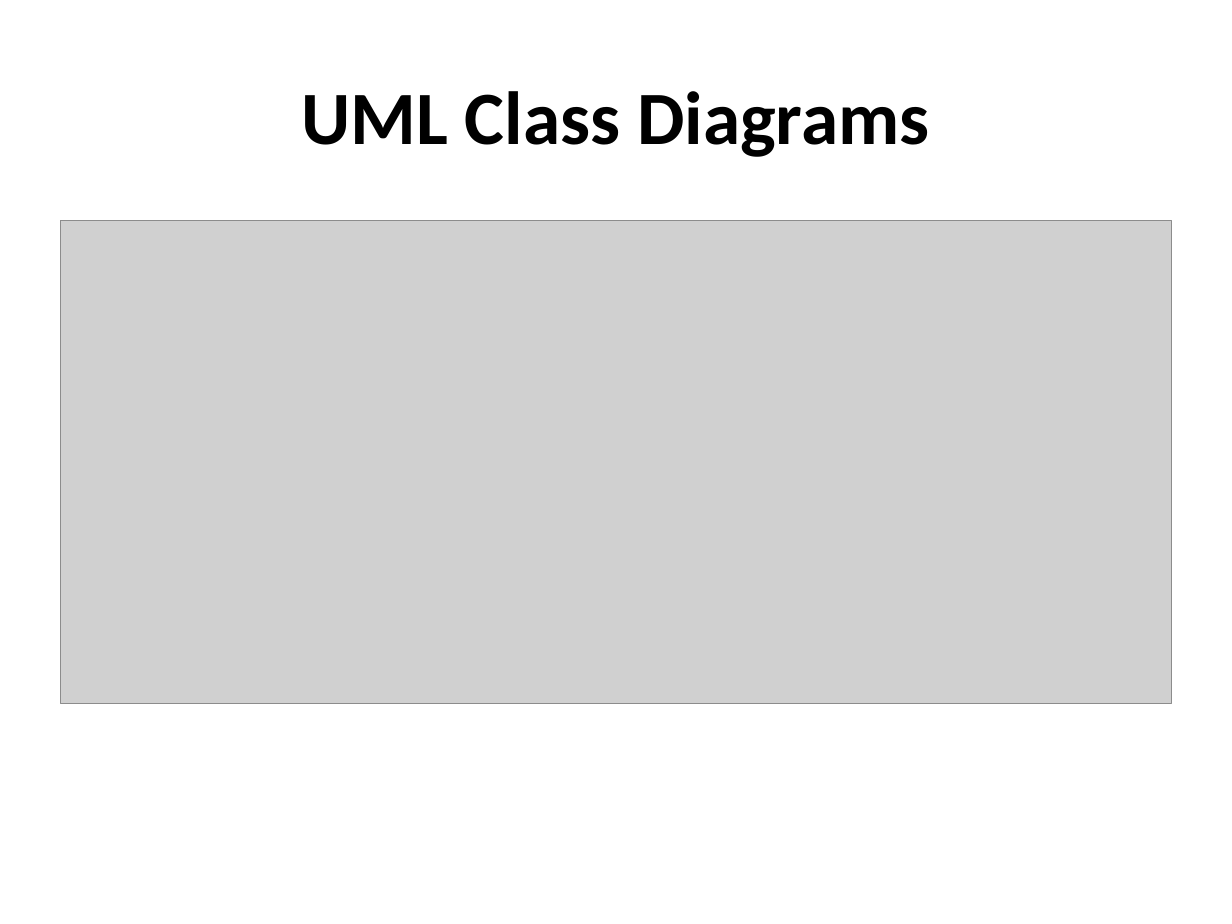
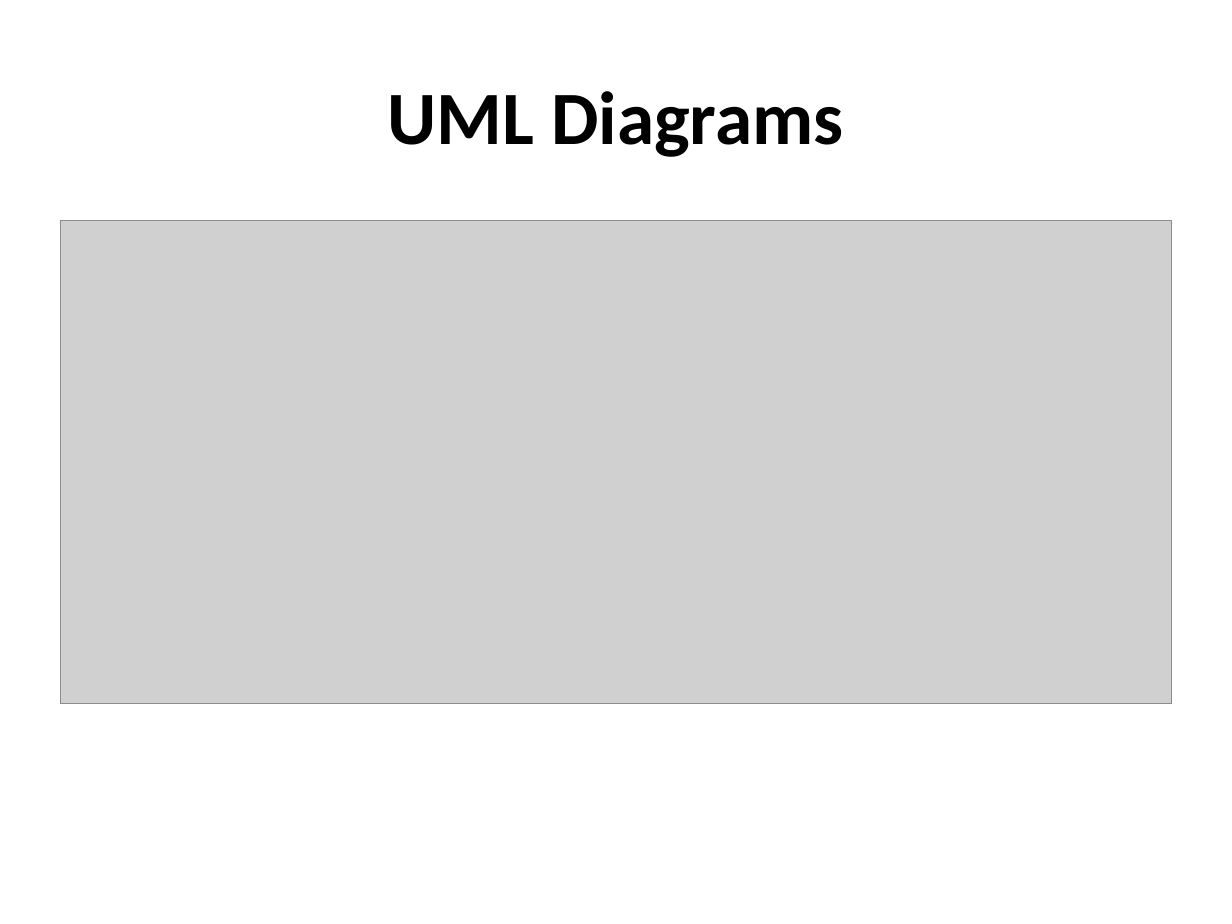
Before and after one commit to kochergan/travel-diary, a slide deck: slide 4 of presentation/travel-diary.ppt. Drawn at 1232x924 pixels with LibreOffice and Linux fonts; fonts in the diff are those of the drawing; grey boxes stand for pictures. Boxes give left, top, right and bottom in pixels: in the first picture for what was removed or moved away, otherwise in the second. Text is boxed around its words. In the diff, an @@ line names an element or a change of style, - is before the commit and + after.

```diff
--- a/presentation/travel-diary.ppt
+++ b/presentation/travel-diary.ppt
@@ title at [388,91,843,157]: text changed @@
-UML Class Diagrams
+UML Diagrams
```
Also in this commit, not shown: 2 other slides changed, 1 slide added.
